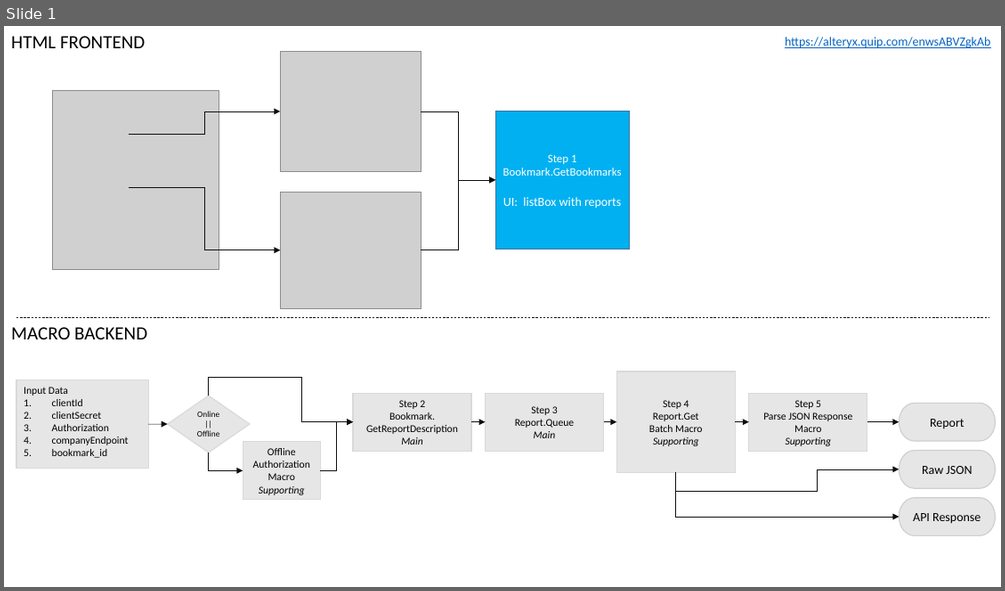
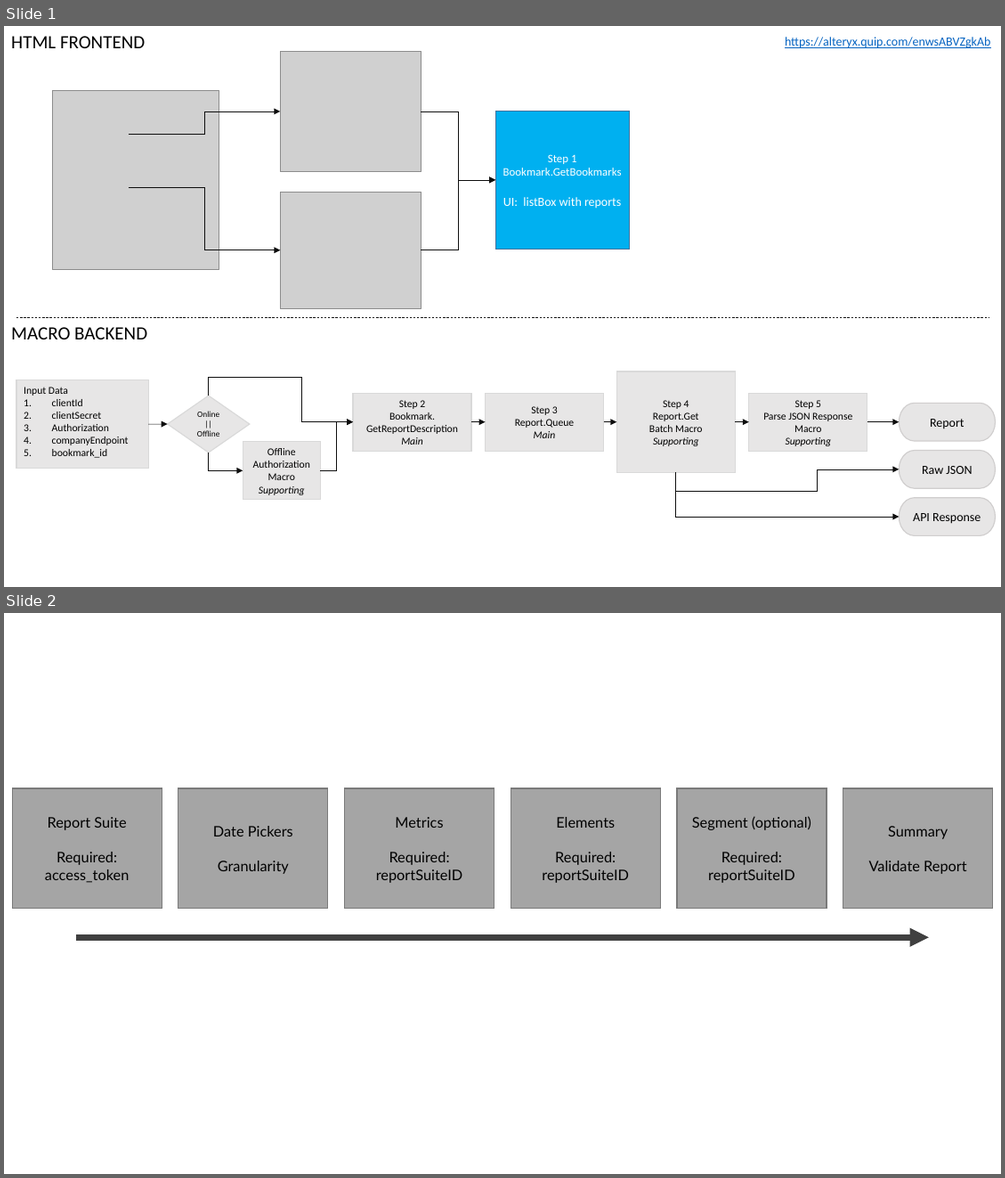
Before and after one commit to alteryx/adobe-analytics, a slide deck: reference-files/Architecture.pptx. Shown one above the other, each under a label of ours: slide 1 before the commit, slides 1 and 2 after it. The pictures are 1005x591 and 1005x1178 pixels, drawn with LibreOffice and Linux fonts; fonts in the diff are those of the drawing; grey boxes stand for pictures. Boxes give left, top, right and bottom in pixels: in the first picture for what was removed or moved away, otherwise in the second. Text is boxed around its words. In the diff, an @@ line names an element or a change of style, - is before the commit and + after.

Commit message:
Architecture PPT - Updated deck with app flow diagram

```diff
--- a/reference-files/Architecture.pptx
+++ b/reference-files/Architecture.pptx
@@ slide 2 added at [4, 613, 1001, 1174], background #FFFFFF @@
@@ group added at [12, 788, 993, 908]: 6 rectangles @@
+Report Suite
+Required:
+access_token
+Elements
+Required:
+reportSuiteID
+Metrics
+Required:
+reportSuiteID
+Date Pickers
+Granularity
+Segment (optional)
+Required:
+reportSuiteID
+Summary
+Validate Report
@@ arrow added from (77, 938) to (929, 938), #404040 6 pt @@
```
